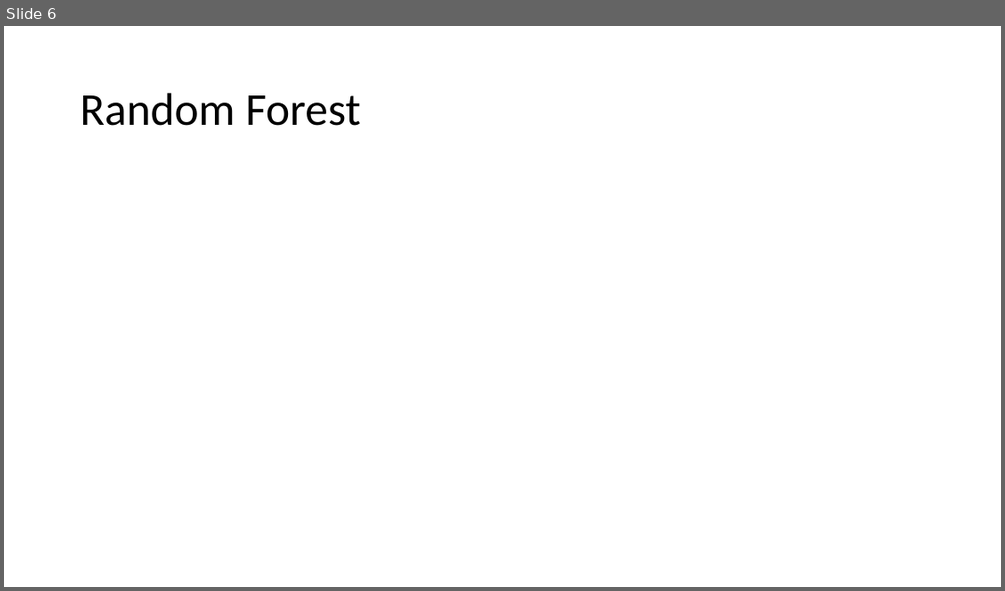
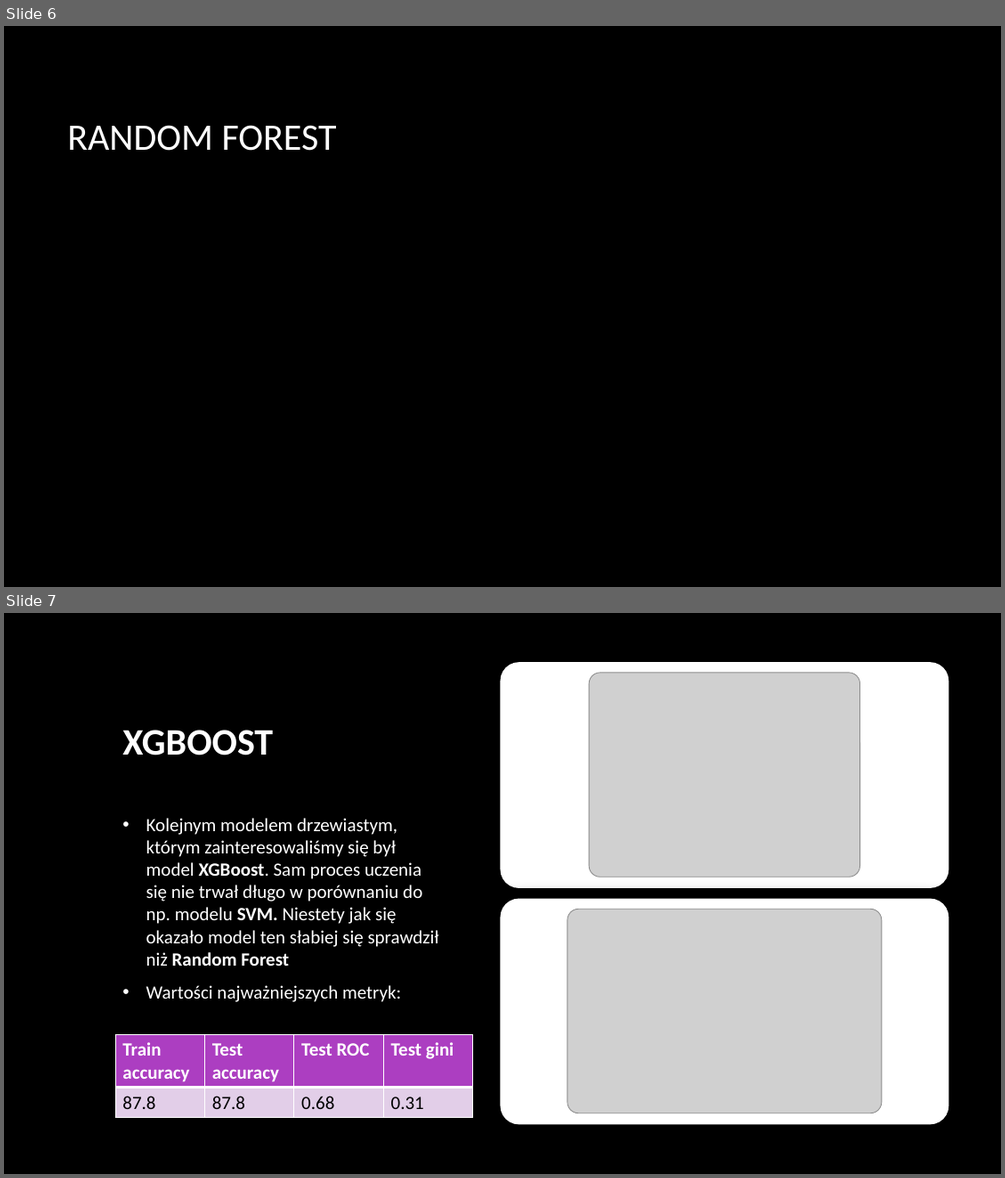
Before and after one commit to Koliber216/DontGetKicked-ML-Classification, a slide deck: prezka.pptx. Shown one above the other, each under a label of ours: slide 6 before the commit, slides 6 and 7 after it. The pictures are 1005x591 and 1005x1178 pixels, drawn with LibreOffice and Linux fonts; fonts in the diff are those of the drawing; grey boxes stand for pictures; background and template pictures are left out. Boxes give left, top, right and bottom in pixels: in the first picture for what was removed or moved away, otherwise in the second. Text is boxed around its words. In the diff, an @@ line names an element or a change of style, - is before the commit and + after.

```diff
--- a/prezka.pptx
+++ b/prezka.pptx
@@ slide 7 added at <box>4,613,1001,1174</box>, background picture (left out) @@
@@ rounded rectangle added at <box>502,664,947,886</box>, fill #FFFFFF, outline #FFFFFF 4 pt @@
@@ picture added at <box>589,673,859,877</box> @@
@@ title added at <box>122,730,273,755</box>, 36 pt, text #FFFFFF, bold @@
+XGBOOST
@@ text added at <box>146,818,439,1002</box>, 18 pt, text #FFFFFF @@
+• Kolejnym modelem drzewiastym, którym zainteresowaliśmy się był model XGBoost. Sam proces uczenia się nie trwał długo w porównaniu do np. modelu SVM. Niestety jak się okazało model ten słabiej się sprawdził niż Random Forest
+• Wartości najważniejszych metryk:
@@ rounded rectangle added at <box>502,900,947,1122</box>, fill #FFFFFF, outline #FFFFFF 4 pt @@
@@ picture added at <box>567,909,882,1113</box> @@
@@ table added at <box>115,1034,474,1117</box>, 2 rows, 4 columns @@
+Train accuracy | Test accuracy | Test ROC | Test gini
+87.8 | 87.8 | 0.68 | 0.31
@@ slide 6 changed as well @@
@@ background #FFFFFF to picture (left out) @@
@@ title at <box>67,125,337,151</box>: text changed; size 44 to 36 pt; text colour #000000 to #FFFFFF @@
-Random Forest
+RANDOM FOREST
```
Also in this commit, not shown: 6 other slides changed, 2 other slides added, 2 slides removed, 2 other files.
